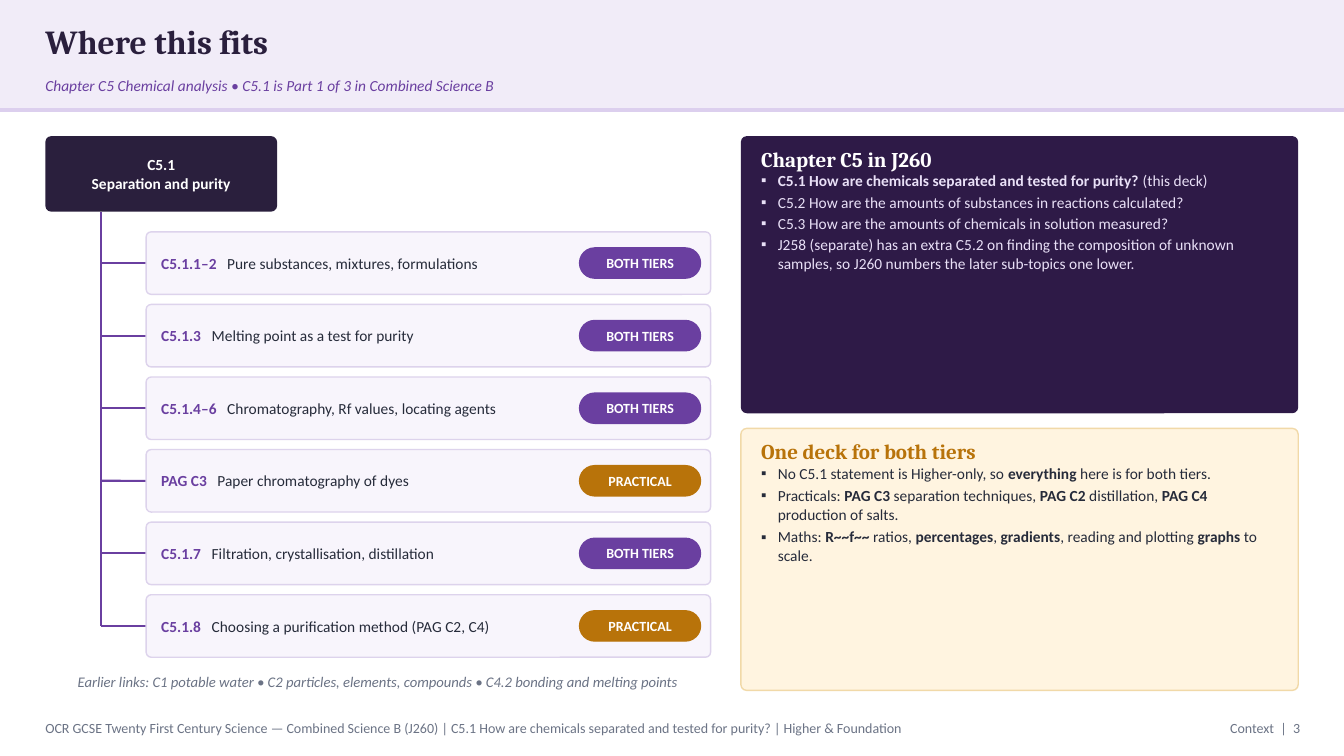
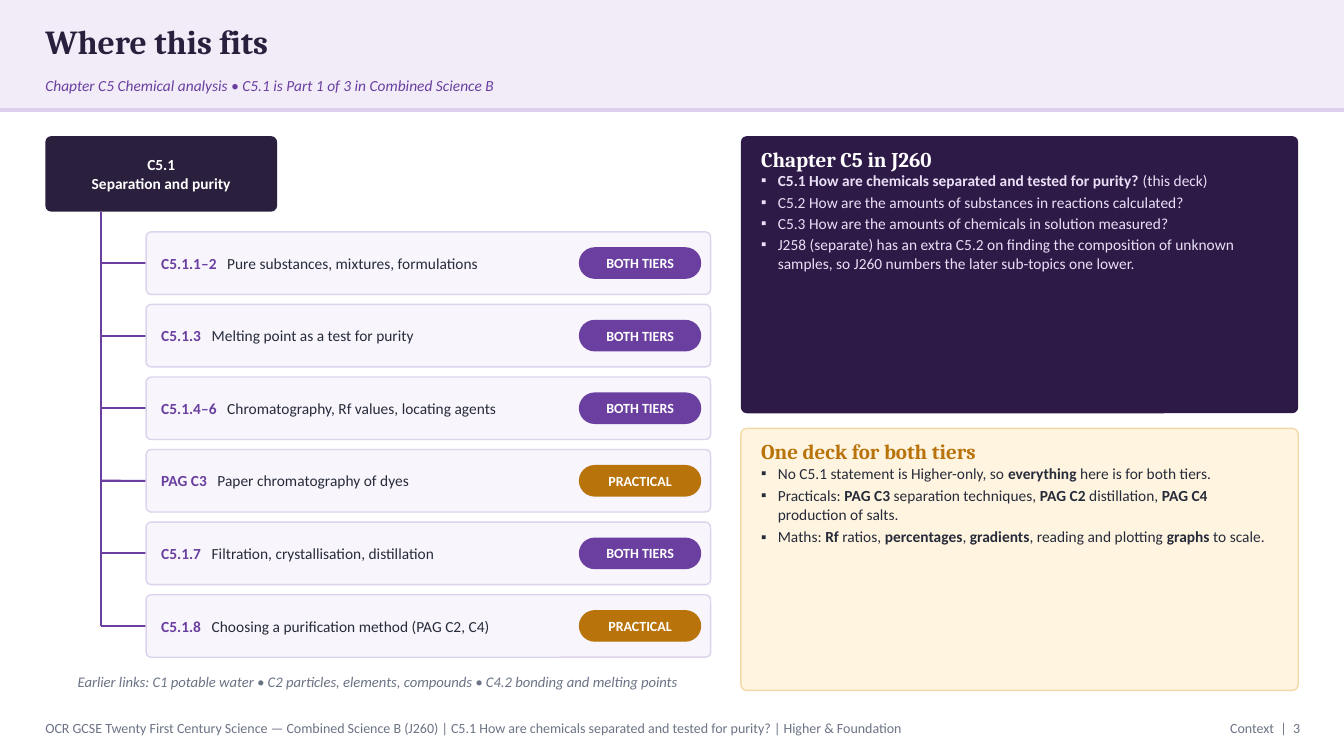
Before and after one commit to pstephenphilip-ship-it/Piri-MBBS, a slide deck: slide 3 of gcse-slides/ocr-chemistry/OCR21C_C5.1_SeparationPurity_Combined.pptx. Drawn at 1344x756 pixels with LibreOffice and Linux fonts; fonts in the diff are those of the drawing. Boxes give left, top, right and bottom in pixels: in the first picture for what was removed or moved away, otherwise in the second. Text is boxed around its words. In the diff, an @@ line names an element or a change of style, - is before the commit and + after.

```diff
--- a/gcse-slides/ocr-chemistry/OCR21C_C5.1_SeparationPurity_Combined.pptx
+++ b/gcse-slides/ocr-chemistry/OCR21C_C5.1_SeparationPurity_Combined.pptx
@@ text at <box>778,531,1265,545</box>: text changed @@
-▪ Maths: R~~f~~ ratios, percentages, gradients, reading and plotting graphs to scale.
+▪ Maths: Rf ratios, percentages, gradients, reading and plotting graphs to scale.
```
Also in this commit, not shown: 14 other slides changed, 2 other files.
